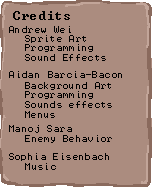
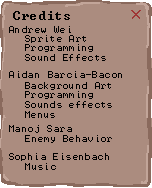
Layers edited between the first and the second 152 × 188 image:
added layer "Layer 2" above "Enemy Behavior" over <box>131,10,141,19</box>
